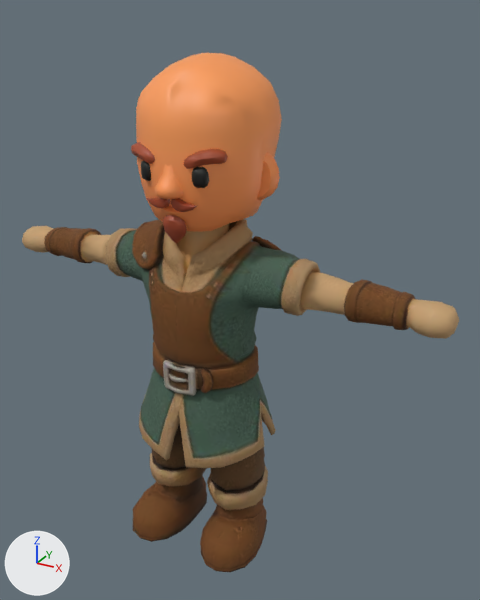
Two versions of the glTF model public/models/chars/players/shaman_male_v02.glb, one commit apart.
The view is the same before and after, from a 50 mm lens placed at (1.28, -2.03, 1.3), pointed at (0.04, 0.23, 0.17). Arrows for +X, +Y and +Z are at lower left; the lights stay in place. The older version comes first. Where no turn or scale is listed for an object, it has been applied to the vertices.

In view in the first picture: 'Head', 'Head_Beard', 'Head_Brow', 'tripo_node_494a91d4'.
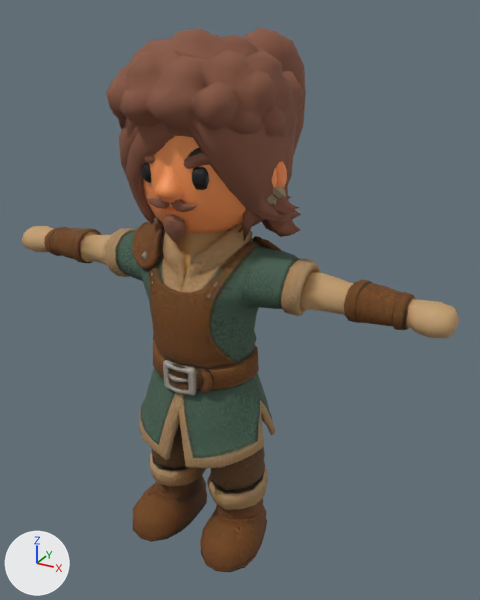
The newer file is also rescaled (x0.962), turned or shifted as a whole; pictures and numbers use the older file's frame.

Patch to the scene script:
```diff
--- a/public/models/chars/players/shaman_male_v02.glb.py
+++ b/public/models/chars/players/shaman_male_v02.glb.py
@@ ob_head_female_hair_03 @@
+ob_head_female_hair_03 = bpy.data.objects.new('Head_Female_Hair_03', me_mesh_11)  # 370 vertices, 736 faces; spans x -0.352..0.353, y -0.22..0.445, z 0.506..1.153; in mat_hair_flat (brown #86553f)
+ob_head_female_hair_03.location = (0.0, 0.003, -0.013)
@@ ob_head_female_hair_02 @@
+ob_head_female_hair_02 = bpy.data.objects.new('Head_Female_Hair_02', me_mesh_10)  # 342 vertices, 680 faces; spans x -0.294..0.295, y -0.224..0.355, z 0.57..1.142; in mat_hair_flat (brown #86553f)
+ob_head_female_hair_02.location = (0.0, 0.003, -0.013)
@@ ob_head_female_hair_01 @@
+ob_head_female_hair_01 = bpy.data.objects.new('Head_Female_Hair_01', me_mesh_9)  # 358 vertices, 722 faces; spans x -0.28..0.281, y -0.224..0.74, z 0.493..1.246; in mat_hair_flat (brown #86553f)
+ob_head_female_hair_01.location = (0.0, 0.003, -0.013)
@@ ob_head_female_head @@
+ob_head_female_head = bpy.data.objects.new('Head_Female_Head', me_mesh_8)  # 563 vertices, 1020 faces; spans x -0.31..0.32, y -0.231..0.315, z 0.553..1.075; in mat_druid (picture img_image_2)
+ob_head_female_head.location = (0.0, 0.003, -0.013)
@@ ob_head_male_hair_04 @@
+ob_head_male_hair_04 = bpy.data.objects.new('Head_Male_Hair_04', me_mesh_7)  # 370 vertices, 736 faces; spans x -0.361..0.362, y -0.234..0.489, z 0.505..1.208; in mat_hair_flat (brown #86553f)
+ob_head_male_hair_04.location = (0.0, 0.003, -0.013)
@@ ob_head_male_hair_03 @@
+ob_head_male_hair_03 = bpy.data.objects.new('Head_Male_Hair_03', me_mesh_6)  # 434 vertices, 838 faces; spans x -0.334..0.294, y -0.274..0.409, z 0.644..1.217; in mat_hair_flat (brown #86553f)
+ob_head_male_hair_03.location = (0.0, 0.003, -0.013)
@@ ob_head_male_hair_02 @@
+ob_head_male_hair_02 = bpy.data.objects.new('Head_Male_Hair_02', me_mesh_5)  # 350 vertices, 633 faces; spans x -0.297..0.298, y -0.222..0.349, z 0.853..1.216; in mat_hair_flat (brown #86553f)
+ob_head_male_hair_02.location = (0.0, 0.003, -0.013)
@@ ob_head_male_hair_01 @@
+ob_head_male_hair_01 = bpy.data.objects.new('Head_Male_Hair_01', me_mesh_4)  # 357 vertices, 692 faces; spans x -0.335..0.316, y -0.303..0.41, z 0.742..1.253; in mat_hair_flat (brown #86553f)
+ob_head_male_hair_01.location = (0.0, 0.003, -0.013)
```

Where the change shows, as pixel boxes (x1, y1, x2, y2) in the pictures (480 x 600 px):
'Head_Male_Hair_01', added (brown)
    after: (106, 28, 303, 137)
'Head_Male_Hair_04', added (brown)
    after: (124, 116, 301, 234)
'Head_Female_Hair_01', added (mostly hidden)
    after: (119, 28, 306, 241)
'Head_Female_Hair_02', added
    after: (125, 123, 294, 232)
'Head_Female_Hair_03', added
    after: (132, 124, 297, 237)
'Head_Female_Head', added
    after: (145, 148, 287, 234)
'Head_Male_Hair_03', added (mostly hidden)
    after: (118, 51, 265, 130)
'Head_Male_Hair_02', added (mostly hidden)
    after: (160, 51, 296, 138)
'Head', unchanged, covered by the edit
    before: (136, 53, 282, 232)
    after: (141, 136, 277, 228)
